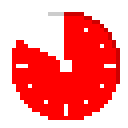
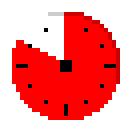
Revision of a layered 128 × 128 image; what changed, layer by layer:
added layer "Layer 4" above "Layer 2" over left=16, top=28, right=116, bottom=116
